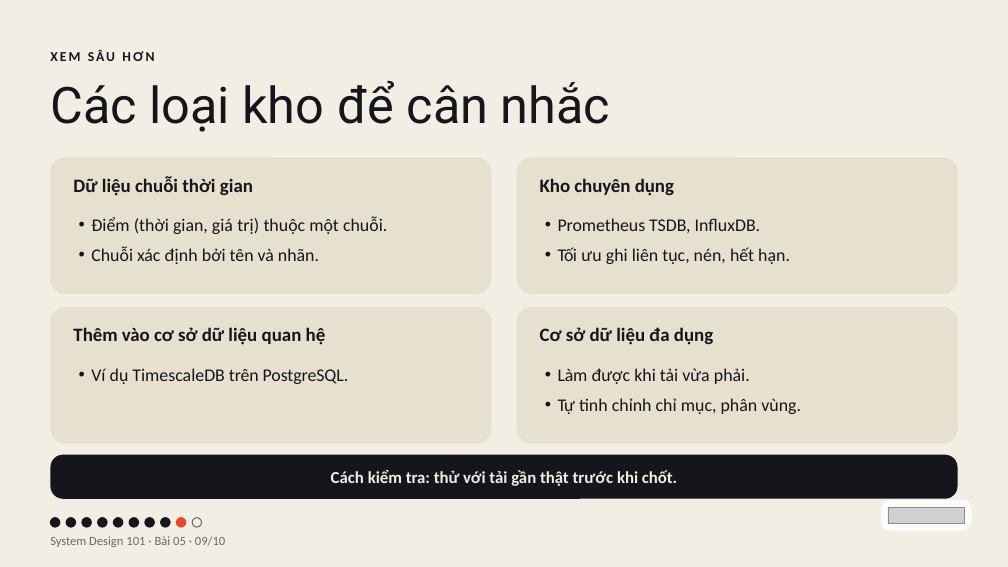
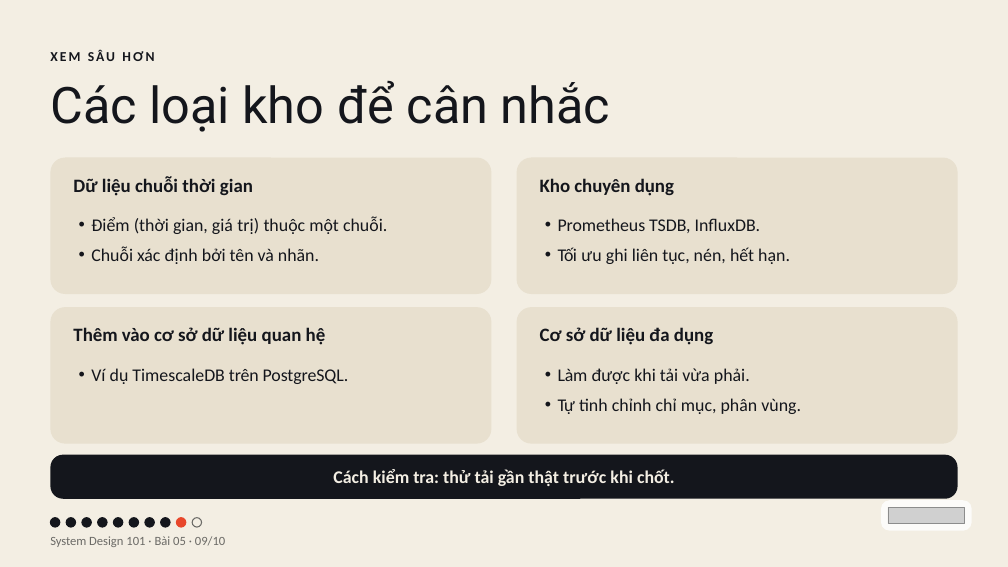
Before and after one commit to vohoailinh90/tool-marketing-studio, a slide deck: slide 9 of system-design-101/vi/lessons/sd-13-005/slides/sd-13-005.pptx. Drawn at 1008x567 pixels with LibreOffice and Linux fonts; fonts in the diff are those of the drawing; grey boxes stand for pictures. Boxes give left, top, right and bottom in pixels: in the first picture for what was removed or moved away, otherwise in the second. Text is boxed around its words. In the diff, an @@ line names an element or a change of style, - is before the commit and + after.

```diff
--- a/system-design-101/vi/lessons/sd-13-005/slides/sd-13-005.pptx
+++ b/system-design-101/vi/lessons/sd-13-005/slides/sd-13-005.pptx
@@ text in rounded rectangle at (333,469,675,486): text changed; size 24 to 25.5 pt @@
-Cách kiểm tra: thử với tải gần thật trước khi chốt.
+Cách kiểm tra: thử tải gần thật trước khi chốt.
```
Also in this commit, not shown: 1 other slide changed, 3 other files.
